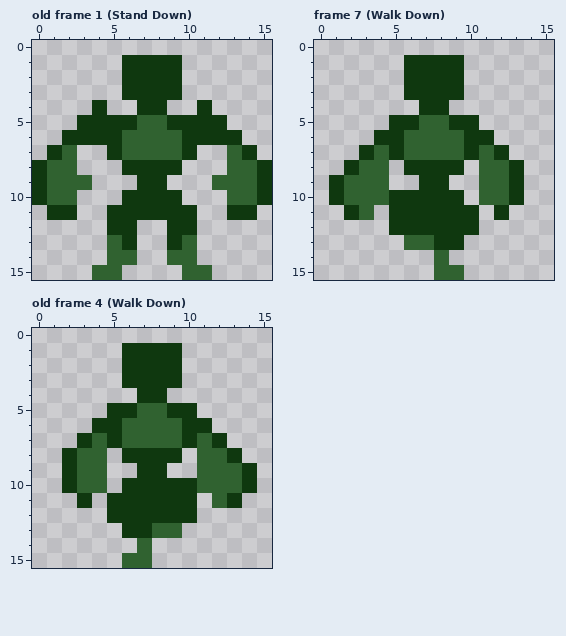
Two states of a pixel-art file, assets/mc.ase. The first picture shows the starting point.
16x16 pixels, 14 frames. Shown: old frame 1 (Stand Down), frame 7 (Walk Down), old frame 4 (Walk Down). The commit also changed other frames, which this record leaves out.
Once edited:
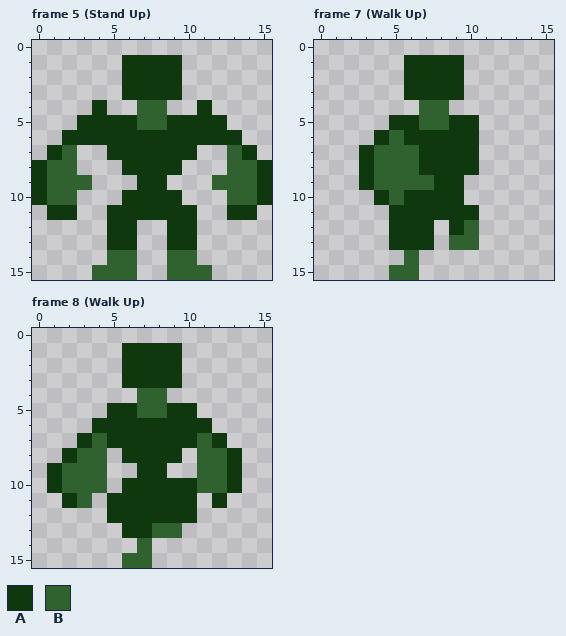
Palette (. is transparent): A #0f380f  B #306230
A new or re-ordered frame is compared with the old frame closest to it.
Diff:
{"change": "frames 14 -> 15"}
{"change": "frames re-ordered"}
{"where": "frame 5 (Stand Up) against old frame 1 (Stand Down)"}
{"frame":5,"y":4,"x":7,"old":"AA","new":"BB"}
{"frame":5,"y":6,"x":6,"old":"BBBB","new":"AAAA"}
{"frame":5,"y":7,"x":6,"old":"BBBB","new":"AAAA"}
{"frame":5,"y":13,"x":5,"old":"B","new":"A"}
{"frame":5,"y":13,"x":10,"old":"B","new":"A"}
{"frame":5,"y":15,"x":6,"old":".","new":"B"}
{"frame":5,"y":15,"x":9,"old":".","new":"B"}
{"where": "frame 7 (Walk Up)"}
{"frame":7,"y":4,"x":7,"old":"AA","new":"BB"}
{"frame":7,"y":6,"x":5,"old":"ABBBB","new":"BAAAA"}
{"frame":7,"y":6,"x":11,"old":"A","new":"."}
{"frame":7,"y":7,"x":5,"old":"A","new":"B"}
{"frame":7,"y":7,"x":7,"old":"BBB","new":"AAA"}
{"frame":7,"y":7,"x":11,"old":"BA","new":".."}
{"frame":7,"y":8,"x":2,"old":"AB","new":".A"}
{"frame":7,"y":8,"x":5,"old":".A","new":"BB"}
{"frame":7,"y":8,"x":10,"old":".BBA","new":"A..."}
{"frame":7,"y":9,"x":1,"old":"ABB","new":"..A"}
{"frame":7,"y":9,"x":5,"old":"..A","new":"BBB"}
{"frame":7,"y":9,"x":9,"old":".","new":"A"}
{"frame":7,"y":9,"x":11,"old":"BBA","new":"..."}
{"frame":7,"y":10,"x":1,"old":"ABBBA","new":"...AB"}
{"frame":7,"y":10,"x":11,"old":"BBA","new":"..."}
{"frame":7,"y":11,"x":2,"old":"AB","new":".."}
{"frame":7,"y":11,"x":12,"old":"A","new":"."}
{"frame":7,"y":12,"x":8,"old":"A","new":"."}
{"frame":7,"y":12,"x":10,"old":"A","new":"B"}
{"frame":7,"y":13,"x":5,"old":".BBAA.","new":"AAA.BB"}
{"frame":7,"y":14,"x":6,"old":".","new":"B"}
{"frame":7,"y":14,"x":8,"old":"B","new":"."}
{"frame":7,"y":15,"x":5,"old":"..","new":"BB"}
{"frame":7,"y":15,"x":8,"old":"BB","new":".."}
{"where": "frame 8 (Walk Up) is new; against old frame 4 (Walk Down)"}
{"frame":8,"y":4,"x":7,"old":"AA","new":"BB"}
{"frame":8,"y":6,"x":6,"old":"BBBB","new":"AAAA"}
{"frame":8,"y":7,"x":6,"old":"BBBB","new":"AAAA"}
{"frame":8,"y":9,"x":1,"old":".A","new":"AB"}
{"frame":8,"y":9,"x":13,"old":"BA","new":"A."}
{"frame":8,"y":10,"x":1,"old":".A","new":"AB"}
{"frame":8,"y":10,"x":13,"old":"BA","new":"A."}
{"frame":8,"y":11,"x":2,"old":".A","new":"AB"}
{"frame":8,"y":11,"x":12,"old":"BA","new":"A."}
{"label":"changed","picture_box":[122,100,182,160]}
{"label":"changed","picture_box":[107,235,197,280]}
{"label":"changed","picture_box":[329,100,524,280]}
{"label":"changed","picture_box":[47,388,257,508]}
